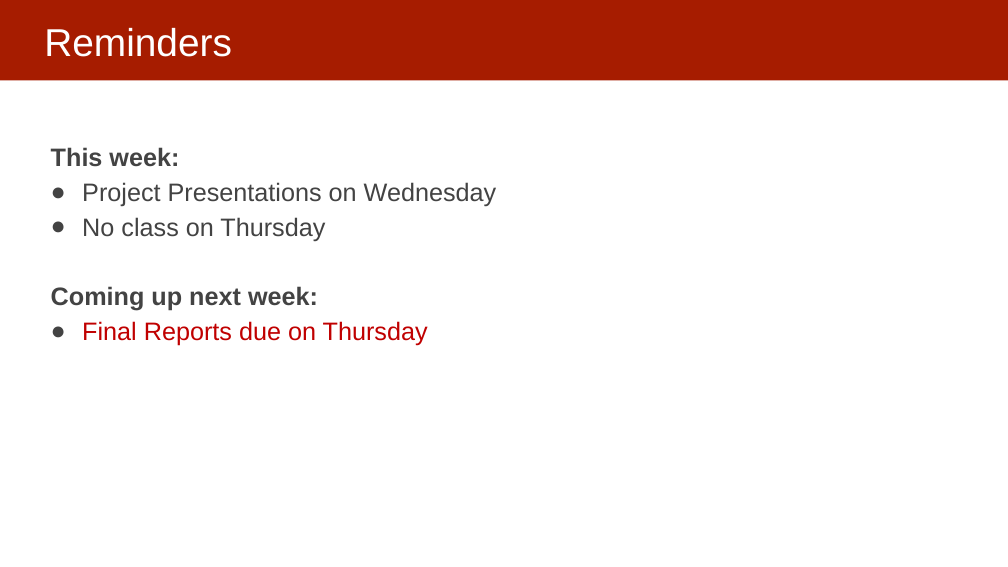
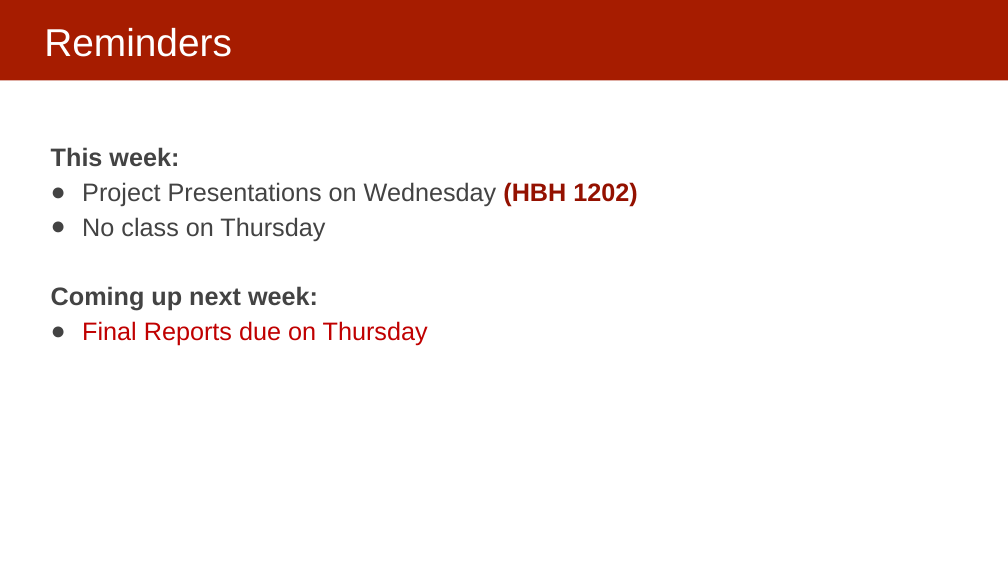
Before and after one commit to dssg/mlforpublicpolicylab, a slide deck: slide 2 of 14 - Presentations and Wrap-Up/causal inference.pptx. Drawn at 1008x567 pixels with LibreOffice and Linux fonts; fonts in the diff are those of the drawing. Boxes give left, top, right and bottom in pixels: in the first picture for what was removed or moved away, otherwise in the second. Text is boxed around its words. In the diff, an @@ line names an element or a change of style, - is before the commit and + after.

```diff
--- a/14 - Presentations and Wrap-Up/causal inference.pptx
+++ b/14 - Presentations and Wrap-Up/causal inference.pptx
@@ text at bbox=[82, 182, 637, 207]: text changed @@
-● Project Presentations on Wednesday
+● Project Presentations on Wednesday (HBH 1202)
```
Also in this commit, not shown: 1 slide added.
